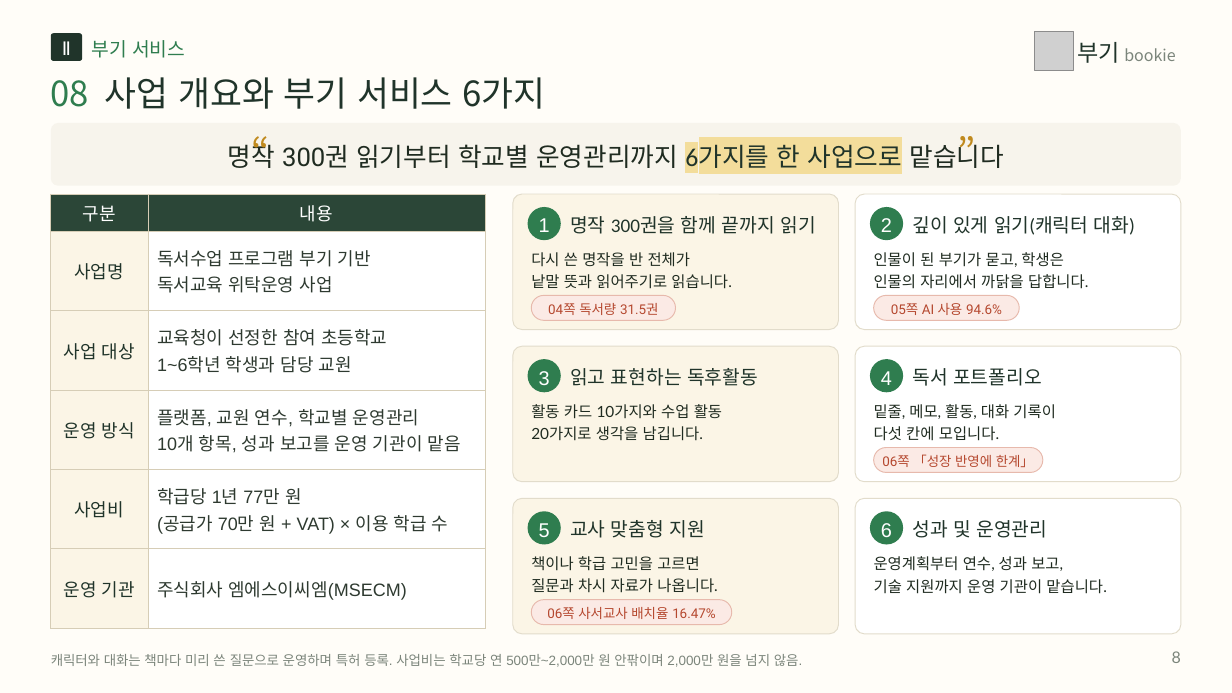
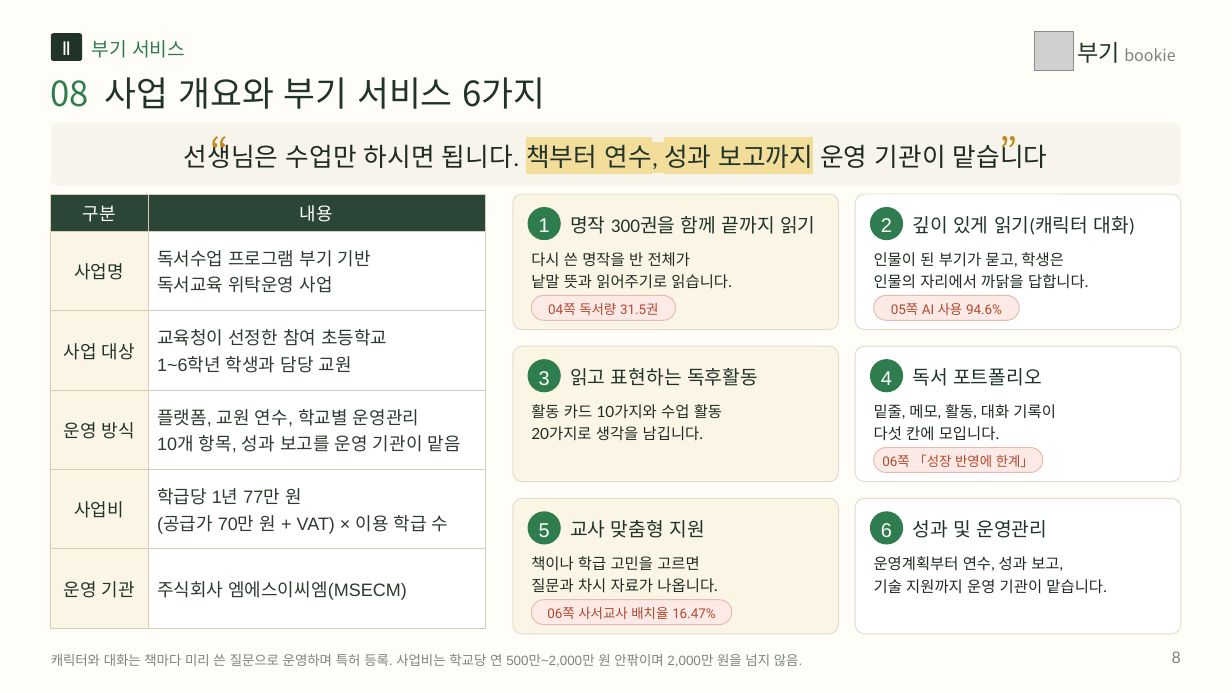
Before and after one commit to legoschool/bookie-test, a slide deck: slide 8 of promo/dl/proposal/bookie-proposal-short-20p.pptx. Drawn at 1232x693 pixels with LibreOffice and Linux fonts; fonts in the diff are those of the drawing; grey boxes stand for pictures. Boxes give left, top, right and bottom in pixels: in the first picture for what was removed or moved away, otherwise in the second. Text is boxed around its words. In the diff, an @@ line names an element or a change of style, - is before the commit and + after.

```diff
--- a/promo/dl/proposal/bookie-proposal-short-20p.pptx
+++ b/promo/dl/proposal/bookie-proposal-short-20p.pptx
@@ text "“": place and size @@
-text "“" at (224,121,270,177)
+text "“" at (182,121,228,177)
@@ text at (184,140,1048,169): text changed @@
-명작 300권 읽기부터 학교별 운영관리까지 6가지를 한 사업으로 맡습니다
+선생님은 수업만 하시면 됩니다. 책부터 연수, 성과 보고까지 운영 기관이 맡습니다
@@ text "”": place and size @@
-text "”" at (958,121,1005,177)
+text "”" at (1000,121,1046,177)
```
Also in this commit, not shown: 17 other slides changed, 44 other files.
